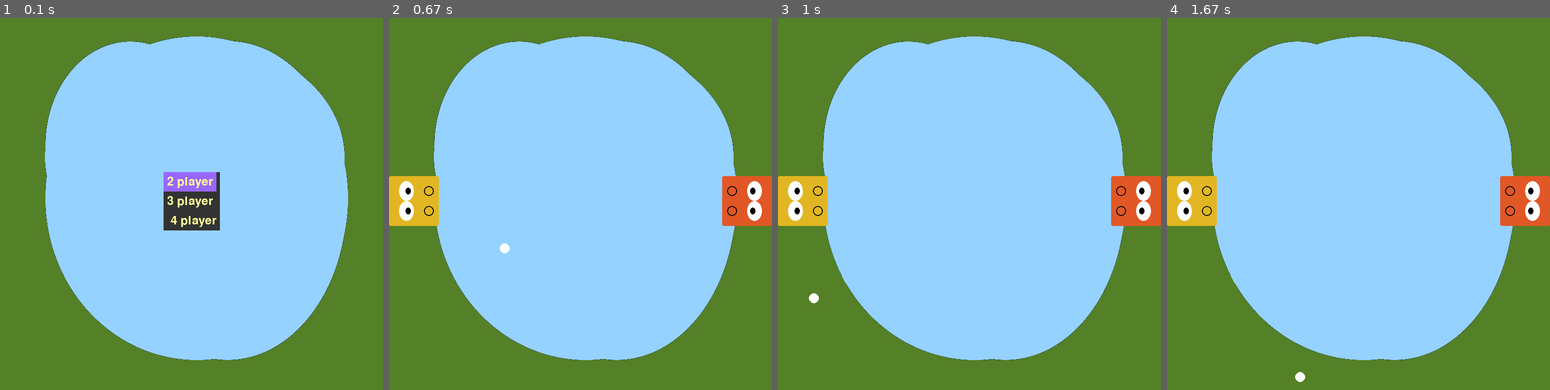
Above: before the commit, frames 1-4 (left to right).
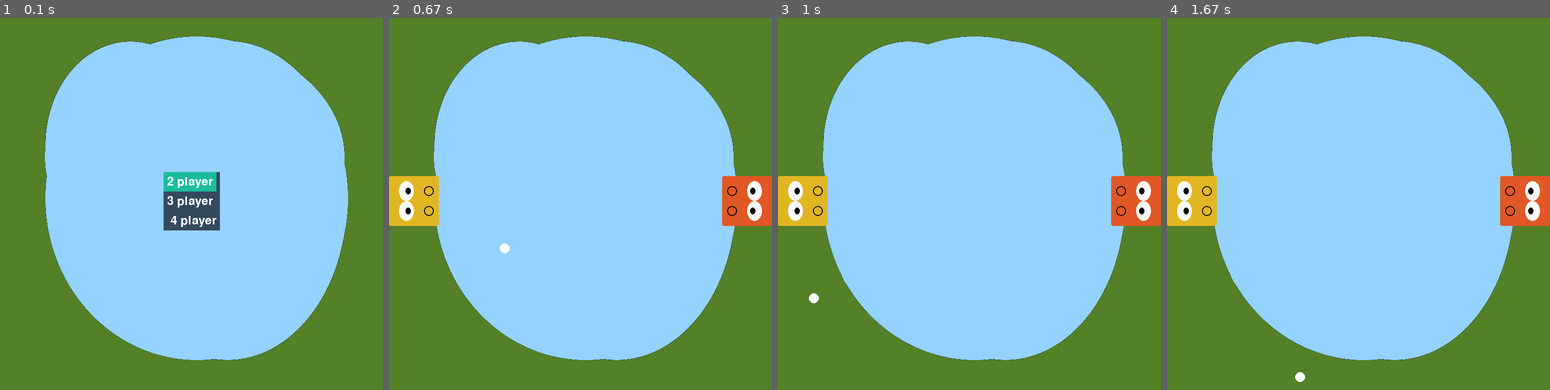
Above: after the commit, the same moments.

Repository: BradStevenson/HungryHippos-Pygame
Game: pygame game, started from hungryHippos.py
Two runs of this game, one before a commit and one after it. Both use one fixed random seed, a clock stepped at 60 frames per second and the inputs below. The source is Python 2; it was converted automatically to run under Python 3.
Inputs:
- Up to frame 1 (0.1 s): no input
- Up to frame 2 (0.67 s): tap Enter at 0.33 s
- Up to frame 3 (1 s): no input
- Up to frame 4 (1.67 s): no input

The runs differ from the first frame. In frame 1, 2.3% of the frame differs, in the area x 42-58%, y 41-58%; in frame 2, nothing differs; in frame 3, nothing differs; in frame 4, nothing differs.

Commit message:
No more infinite games, score bars are bigger

Diff:
--- a/hungryHippos.py
+++ b/hungryHippos.py
@@ -9,18 +9,19 @@
 pygame.font.init()
 HEIGHT_RES = 768
 WIDTH_RES = 768
+totalScore = 0
 
 class Menu:
     field_list = []
     field = []
     dest_surface = pygame.Surface
     number_fields = 0
-    background_color = (51,51,51)
+    background_color = (52, 73, 94)
     font_size = 36
-    font_color =  (255, 255, 153)
-    selection_color = (153,102,255)
+    font_color =  (255, 255, 255)
+    selection_color = (26, 188, 156)
     selection_position = 0
-    position_paste = (0,0)
+    position = (0,0)
     menu_width = 0
     menu_height = 0
 
@@ -31,11 +32,11 @@
     	selection_rect = pygame.Rect
 
     def move_menu(self, top, left):
-    	self.position_paste = (top, left)
+    	self.position = (top, left)
 
     def set_colors(self, text, selection, background):
     	self.background_color = background
-    	self.color_text = text
+    	self.font_color = text
     	self.selection_color = selection
 
     def get_position(self):
@@ -60,7 +61,7 @@
 
         for i in xrange(self.number_fields):
             menu.blit(self.field[i].field, self.field[i].field_rect)
-        self.dest_surface.blit(menu, self.position_paste)
+        self.dest_surface.blit(menu, self.position)
         return self.selection_position
 
     def create_structures(self):
@@ -83,15 +84,17 @@
             height = self.field[i].field_rect.height + shift*2
             left = self.field[i].field_rect.left - shift
             top = self.field[i].field_rect.top - shift
-
-            self.field[i].selection_rect = (left,top ,width, height)
             if width > self.menu_width:
-                    self.menu_width = width
+            	self.menu_width = width
+            else:
+            	width = self.menu_width
+
+            self.field[i].selection_rect = (left, top, width, height)
             self.menu_height += height
         x = self.dest_surface.get_rect().centerx - self.menu_width / 2
         y = self.dest_surface.get_rect().centery - self.menu_height / 2
-        mx, my = self.position_paste
-        self.position_paste = (x + mx, y + my)
+        mx, my = self.position
+        self.position = (x + mx, y + my)
 
 class Hippo(Sprite):
 	""" HANDLES HIPPO BEHAVIOURS """
@@ -166,10 +169,10 @@
 						if score.player == hippo.player:
 							self.score[score.player-1].increase()
 					self.rect.center = self.start
-					angle = random.uniform(0, math.pi/2)
-					angle *= random.choice([-1,1])
-					side = random.choice([-1,1])
-					self.velocity = [side * 15 * math.cos(angle), 15 * math.sin(angle)]
+					self.velocity = [0, 0]
+					self.image.set_alpha(0)
+					global totalScore
+					totalScore += 1
 					return True
 				else:
 					self.velocity[0] *= -1
@@ -199,16 +202,15 @@
 
 		self.color = pygame.Color(color)
 		if(player <= 2):
-			self.size = (20,210)
+			self.size = (20,300)
 		else:
-			self.size = (210, 20)
+			self.size = (300, 20)
 
 		self.image = pygame.Surface(self.size)
 		self.image.set_colorkey(pygame.Color("black"))
 		self.player = player
 		self.score = 0
 		self.rect = pygame.Rect(position, self.size)
-		# self.rect.center = position
 		self.render_balls()
 
 	def render_balls(self):
@@ -231,7 +233,6 @@
 	def render_balls(self):
 		for i in range (0, self.score):
 			pygame.draw.circle(self.image, pygame.Color(color), (i*10, 10), 10)
-
 
 
 def main():
@@ -258,6 +259,7 @@
 	clock = pygame.time.Clock()
 	running = True
 
+	# INITAL GAME LOOP PRESENTING MENU
 	while menu_state:
 		clock.tick(60)
 		pygame.display.flip()
@@ -270,7 +272,7 @@
 			   	if event.key == pygame.K_UP:
 			   		menu.draw(-1)
 			  	elif event.key == pygame.K_DOWN:
-				   		menu.draw(1)
+				   	menu.draw(1)
 			  	elif event.key == pygame.K_RETURN:
 				   	if menu.get_position() == 0:
 				   		players = 2
@@ -280,14 +282,15 @@
 				   		players = 4
 				   	menu_state = False
 
-	# SET RESOLUTION
+	# THIS RUNS WHEN NUMBER OF PLAYERS HAS BEEN CHOSEN
+	# RESET SCREEN
 	screen = pygame.display.set_mode((WIDTH_RES, HEIGHT_RES))
 	background = pygame.image.load('Images/background.png')
 	screen.blit(background,(0, 0))
 
 	# INITIALIZE SPRITES BASED ON PLAYERS
 	if players >= 2:
-		score1 = Score("white", (20, (HEIGHT_RES/2)-270), 1)
+		score1 = Score("white", (20, 10), 1)
 		score2 = Score("white", ((WIDTH_RES-40, (HEIGHT_RES/2)+70)), 2)
 		player1 = Hippo((0, (HEIGHT_RES/2)-50), 1)
 		player2 = Hippo((WIDTH_RES-100, (HEIGHT_RES/2)-50), 2)
@@ -307,8 +310,8 @@
 			pygame.K_p: [player2.forward, player2.back],
 			pygame.K_m: [player3.forward, player3.back]
 		}
-	elif players == 4:
-		score4 = Score("white", ((WIDTH_RES/2)-270, HEIGHT_RES-40), 4)
+	if players == 4:
+		score4 = Score("white", (10, HEIGHT_RES-40), 4)
 		player4 = Hippo(((WIDTH_RES/2)-50, HEIGHT_RES-100), 4)
 		sprites = pygame.sprite.RenderClear([score1, score2, score3, score4, player1, player2, player3, player4])
 		# KEYMAP
@@ -321,8 +324,10 @@
 
 	ball1 = createBall(players)
 
+	# INITIALISE LIST OF BALLS
 	ballList = [ball1]
 	ballSprite = pygame.sprite.RenderClear(ballList)
+	global totalScore
 
 	counter = 0
 	clock = pygame.time.Clock()
@@ -333,7 +338,8 @@
 		counter += 1
 		sprites.update()
 		ballSprite.update()
-		if (counter%180 == 0 and len(ballList) < 28):
+		# EVERY 3 SECONDS ADD A NEW BALL TO BALL LIST
+		if (counter%180 == 0 and len(ballList) < players*10):
 			ballList.append(createBall(players))
 			ballSprite = pygame.sprite.RenderClear(ballList)
 		sprites.draw(screen)
@@ -350,5 +356,9 @@
 			elif event.type == pygame.KEYUP and event.key in key_map:
 				key_map[event.key][1]()
 
+		if totalScore == players*10:
+			running = False
+			# Show winner menu
+
 if __name__ == "__main__":
 	main()
